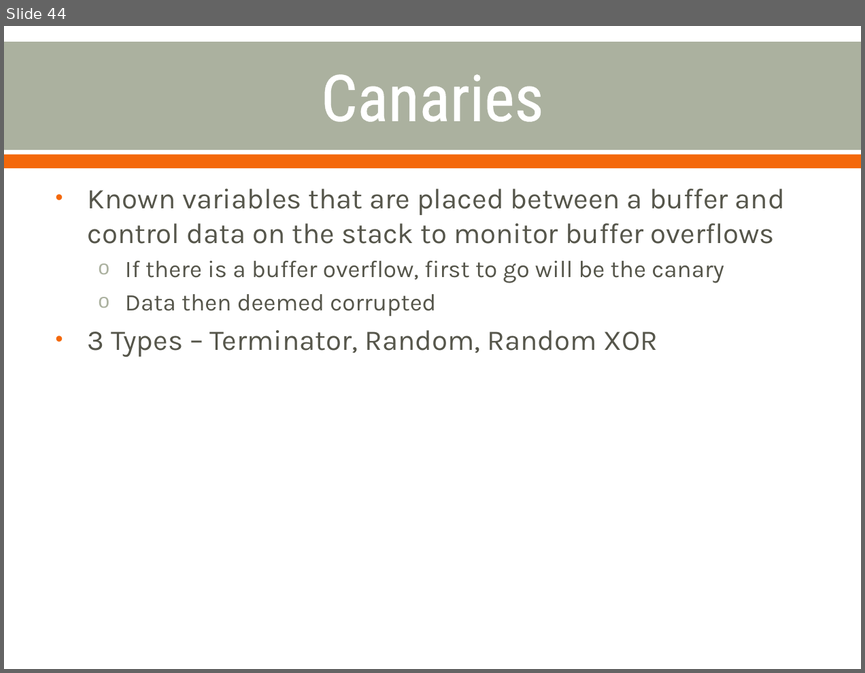
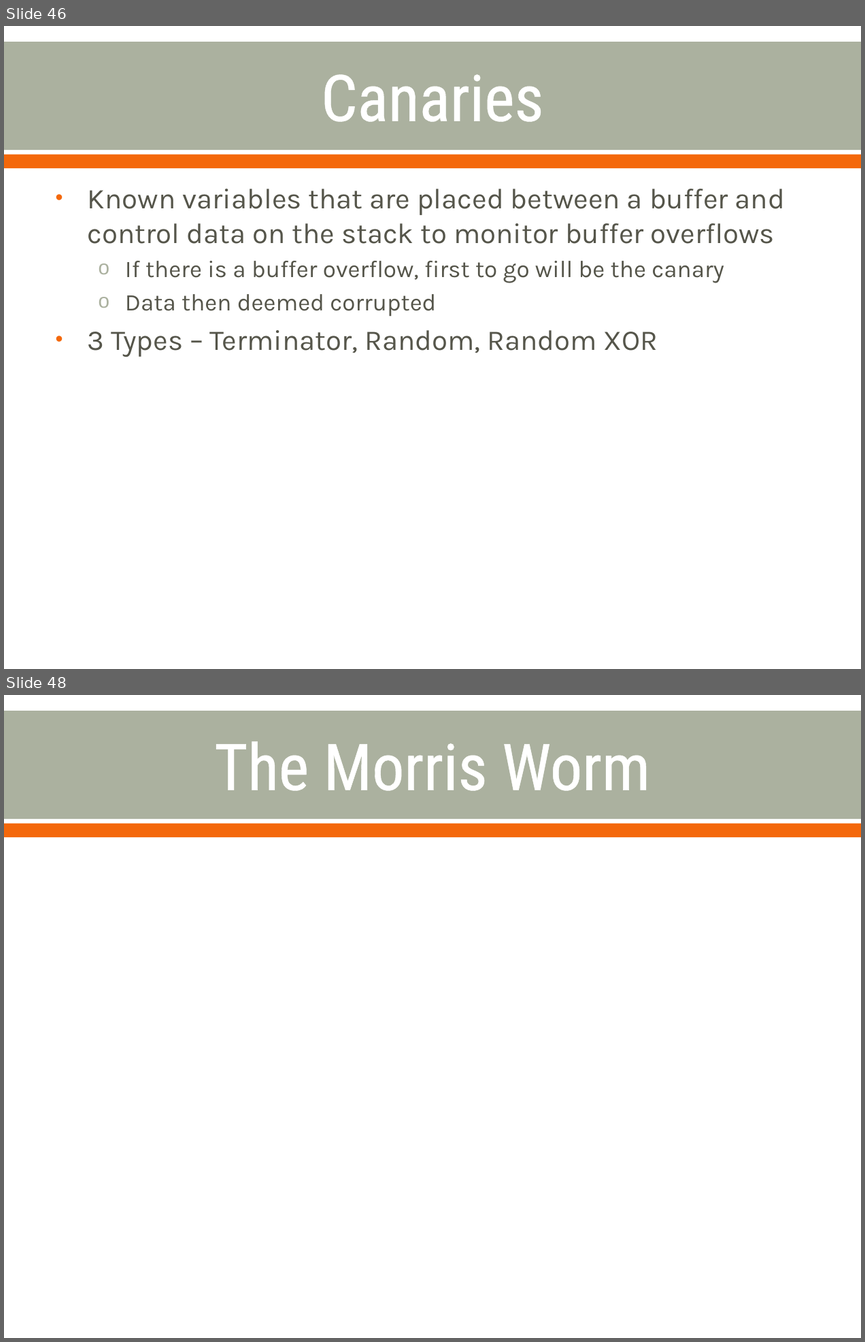
Before and after one commit to cornwe19/cse825, a slide deck: Buffer Overflow Attacks.pptx. Shown one above the other, each under a label of ours: slide 44 before the commit, slides 46 and 48 after it; the slides between them are not shown. The pictures are 865x673 and 865x1342 pixels, drawn with LibreOffice and Linux fonts; fonts in the diff are those of the drawing. Boxes give left, top, right and bottom in pixels: in the first picture for what was removed or moved away, otherwise in the second. Text is boxed around its words. In the diff, an @@ line names an element or a change of style, - is before the commit and + after.

```diff
--- a/Buffer Overflow Attacks.pptx
+++ b/Buffer Overflow Attacks.pptx
@@ slide 48 added at (4,695,861,1338), background #FFFFFF; not listed: 2 template elements that a slide beside it also shows @@
@@ title added at (214,741,650,791), 54 pt, text #FFFFFF @@
+The Morris Worm
@@ what was slide 44 is now slide 46 @@
```
Also in this commit, not shown: 5 other slides added, 1 slide removed.
